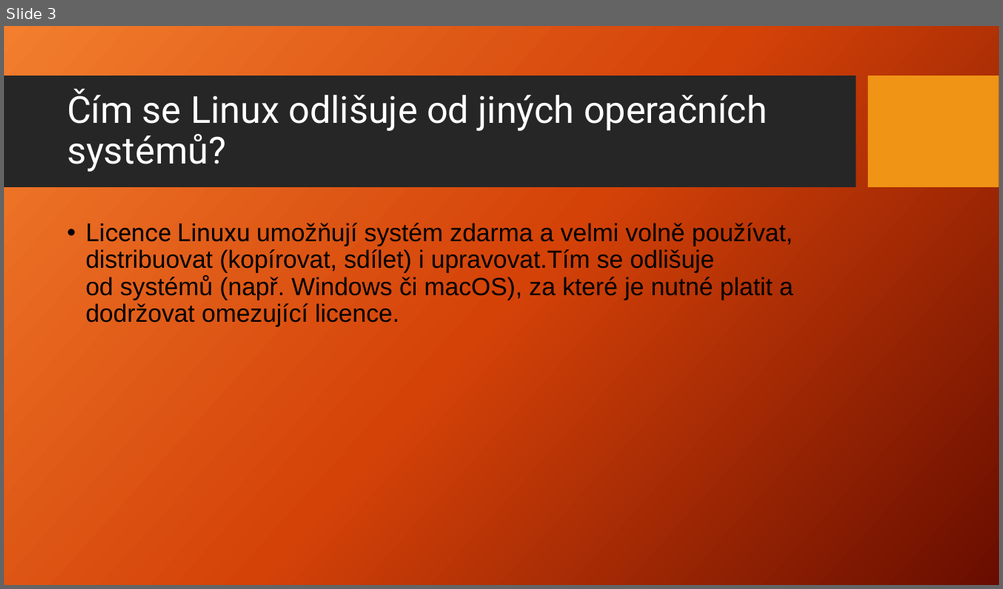
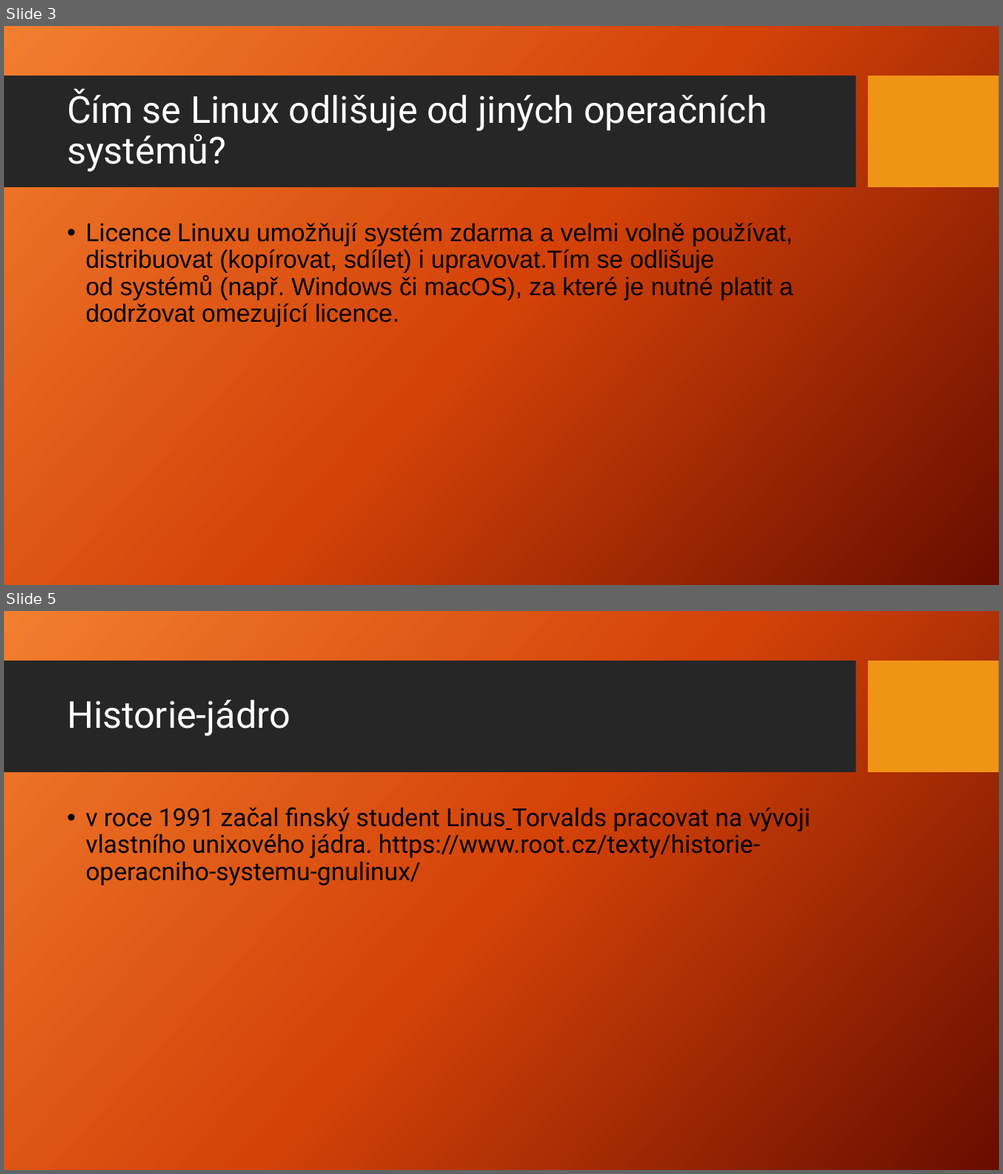
Before and after one commit to Jakub-Benes/Prezentace, a slide deck: Linux.pptx. Shown one above the other, each under a label of ours: slide 3 before the commit, slides 3 and 5 after it; the slides between them are not shown. The pictures are 1003x589 and 1003x1174 pixels, drawn with LibreOffice and Linux fonts; fonts in the diff are those of the drawing; background and template pictures are left out. Boxes give left, top, right and bottom in pixels: in the first picture for what was removed or moved away, otherwise in the second. Text is boxed around its words. In the diff, an @@ line names an element or a change of style, - is before the commit and + after.

```diff
--- a/Linux.pptx
+++ b/Linux.pptx
@@ slide 5 added at <box>4,611,999,1170</box>, background picture (left out); not listed: 2 template elements that a slide beside it also shows @@
@@ title added at <box>67,700,290,736</box>, 36 pt, text #FFFFFF @@
+Historie-jádro
@@ text added at <box>85,807,811,886</box>, 24 pt, text #000000 @@
+• v roce 1991 začal finský student Linus Torvalds pracovat na vývoji vlastního unixového jádra. https://www.root.cz/texty/historie-operacniho-systemu-gnulinux/
```
Also in this commit, not shown: 1 slide changed, 1 other slide added, 1 slide removed.
